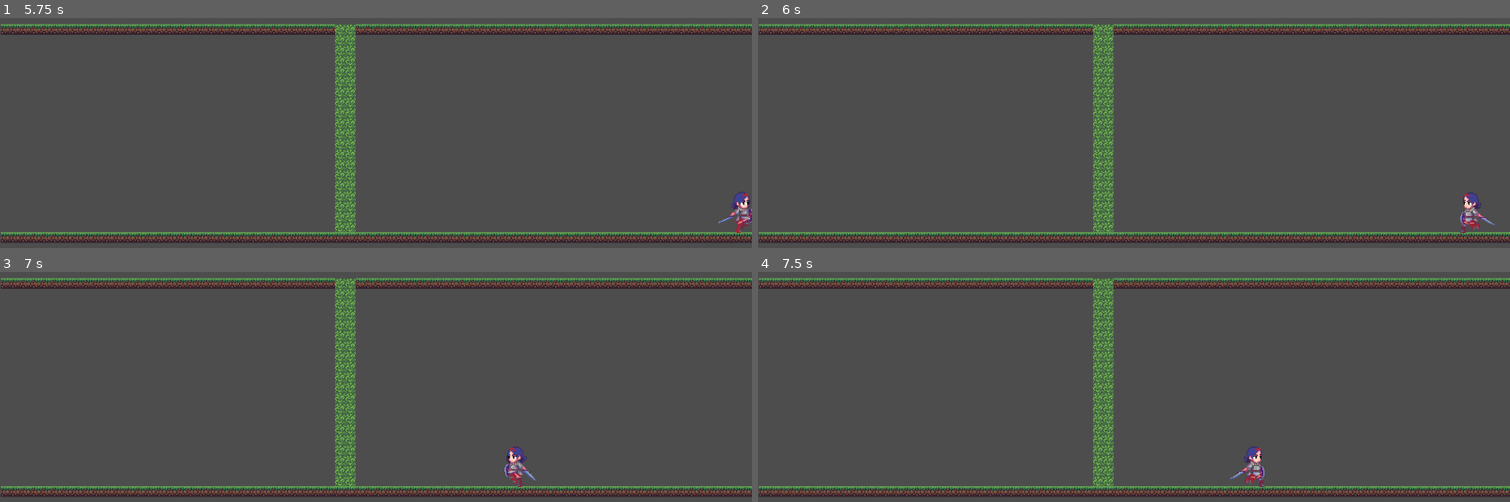
Above: before the commit, frames 1-4 (two rows, left to right).
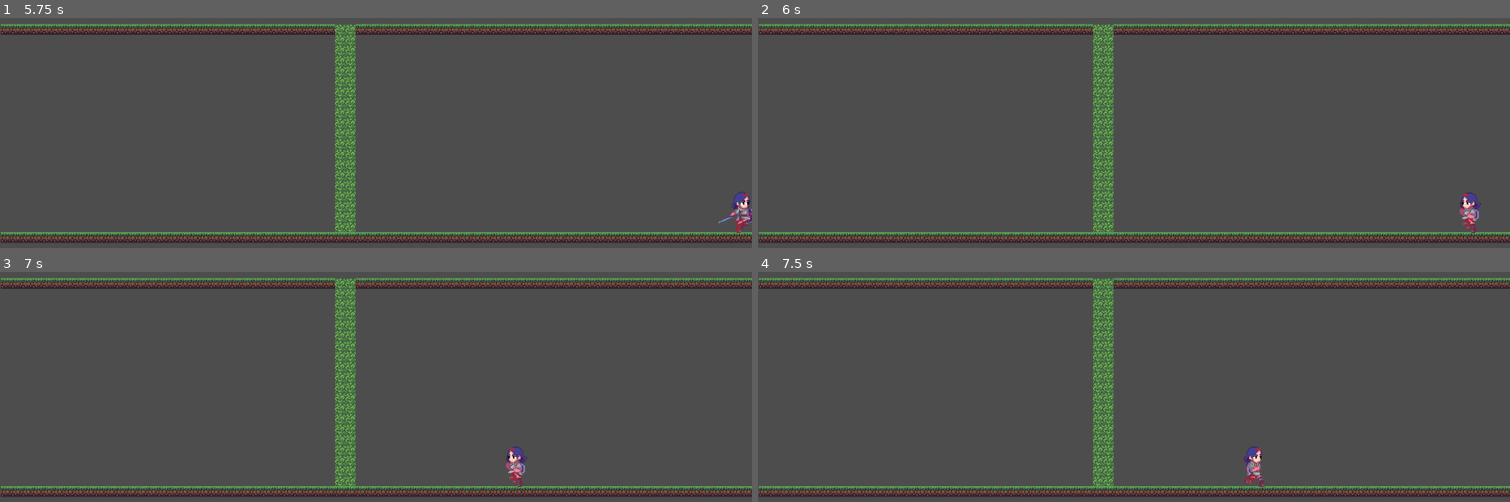
Above: after the commit, the same moments.

Repository: lenomirei/godotdemo
Game: Godot game, scene res://level.tscn
Same seed, same stepped clock (60 frames per second), same inputs: the game is played once before the commit and once after it.
Inputs (mouse positions are in pixels of both pictures, inside the frame that each line leads up to):
- Up to frame 1 (5.75 s): tap Enter (ui_accept) at 0.5 s; move the mouse to (outside the picture) at 0.52 s; hold F (attack) 0.53-1.28 s; hold Right (ui_right) 0.53-2.03 s; click (outside the picture) at 0.67 s; tap Space (jump) at 0.77, 1.52, 3.02, 3.77, 4.52 s; tap Z (drawn_weapon) at 0.8, 1.35, 2.3, 5.3 s; move the mouse to (225, 59) at 1.27 s; tap F (attack) at 1.55, 3.05, 4.55 s; move the mouse to (outside the picture) at 2.02 s; hold Left (ui_left) 2.03-2.78 s; hold F (attack) 2.03-2.78 s; move the mouse to (338, 121) at 2.77 s; hold Right (ui_right) 2.78-4.28 s; tap Up (climb) at 2.85 s; click (338, 121) at 2.92 s; move the mouse to (601, 100) at 3.52 s; hold Z (drawn_weapon) 3.53-4.28 s; move the mouse to (outside the picture) at 4.27 s; hold Left (ui_left) 4.28-5.03 s; tap R (rolling) at 4.35 s; move the mouse to (413, 36) at 5.02 s; hold Right (ui_right) from 5.03 s (still down); hold F (attack) from 5.03 s (still down); click (413, 36) at 5.17 s
- Up to frame 2 (6 s): move the mouse to (outside the picture) at 5.77 s; release Right (ui_right) at 5.78 s; release F (attack) at 5.78 s; hold Left (ui_left) from 5.78 s (still down); tap Z (drawn_weapon) at 5.85 s
- Up to frame 3 (7 s): keep holding Left (ui_left); tap Space (jump) at 6.02, 6.77 s; tap F (attack) at 6.05 s; move the mouse to (outside the picture) at 6.52 s; hold F (attack) from 6.53 s (still down); tap Z (drawn_weapon) at 6.8 s
- Up to frame 4 (7.5 s): move the mouse to (983, 313) at 7.27 s; release Left (ui_left) at 7.28 s; release F (attack) at 7.28 s; hold Right (ui_right) from 7.28 s (still down); tap Up (climb) at 7.35 s; click (983, 313) at 7.42 s

Frame 1 is identical in both runs. In frame 2, 0.3% of the frame differs, in the area x 93-98%, y 75-94%; in frame 3, 0.1%; in frame 4, 0.1%.

Commit message:
[feat] Add change weapon state.

Diff:
--- a/attack.gd
+++ b/attack.gd
@@ -5,7 +5,7 @@
 
 func enter() -> void:
 	if get_weapon_state() != WeaponState.DRAWN:
-		set_weapon_state(WeaponState.DRAWN)
+		change_weapon_state()
 	handle_next_attack = false
 	if !$AttackComboTimer.is_stopped():
 		attack_combo += 1
@@ -32,5 +32,5 @@
 	attack_combo = 1
 
 func update(_delta: float) -> void:
-	# 暂时不允许攻击中移动
+	# Temporarily prevent movement while attacking.
 	owner.velocity.x = 0
--- a/player/player_state.gd
+++ b/player/player_state.gd
@@ -18,5 +18,13 @@
 func get_weapon_state() -> WeaponState:
 	return owner.weapon_state
 
-func set_weapon_state(state: WeaponState):
-	owner.weapon_state = state
+func change_weapon_state():
+	if get_weapon_state() != WeaponState.DRAWN:
+		owner.weapon_state = WeaponState.DRAWN
+	else:
+		owner.weapon_state = WeaponState.HOLSTERED
+
+	refresh_animation()
+
+func refresh_animation() -> void:
+	pass
--- a/player/player_state_machine.gd
+++ b/player/player_state_machine.gd
@@ -29,4 +29,4 @@
 
 func _physics_process(delta: float) -> void:
 	super._physics_process(delta)
-	owner.move_and_slide() # 或许下放到各个状态也OK
+	owner.move_and_slide() # This could also be delegated to each state.
--- a/player/states/motion/motion.gd
+++ b/player/states/motion/motion.gd
@@ -28,9 +28,9 @@
 	var direction :Vector2 = get_input_direction()
 	update_look_direction(get_facing_left())
 	if direction.x:
-		# 无论在空中还是在地面，都响应左右移动
+		# Respond to horizontal movement both in the air and on the ground.
 		owner.velocity.x = direction.x * SPEED
 	elif get_on_floor():
-		# 在地面且没有左右移动时，宣布进入空闲状态
+		# Enter idle while grounded with no horizontal movement.
 		owner.velocity.x = move_toward(owner.velocity.x, 0, SPEED)
 		finished.emit(PLAYER_STATE.IDLE)
--- a/player/states/motion/on_ground/idle.gd
+++ b/player/states/motion/on_ground/idle.gd
@@ -15,3 +15,8 @@
 		var input_direction: Vector2 = get_input_direction()
 		if input_direction.x != 0:
 			finished.emit(PLAYER_STATE.WALK)
+
+func refresh_animation() -> void:
+	var weapon_state = get_weapon_state()
+	var suffix = "_weapon" if weapon_state == WeaponState.DRAWN else ""
+	owner.get_node(^"AnimationPlayer").play("idle" + suffix)
--- a/player/states/motion/on_ground/on_ground.gd
+++ b/player/states/motion/on_ground/on_ground.gd
@@ -11,4 +11,7 @@
 	if _input_event.is_action_pressed("attack"):
 		finished.emit(PLAYER_STATE.ATTACKING)
 
+	if _input_event.is_action_pressed("drawn_weapon"):
+		change_weapon_state()
+
 	return super.handle_input(_input_event)
--- a/player/states/motion/on_ground/walk.gd
+++ b/player/states/motion/on_ground/walk.gd
@@ -11,3 +11,8 @@
 func handle_input(_input_event: InputEvent) -> void:
 	if _input_event is InputEventKey:
 		return super.handle_input(_input_event)
+
+func refresh_animation() -> void:
+	var weapon_state = get_weapon_state()
+	var suffix = "_weapon" if weapon_state == WeaponState.DRAWN else ""
+	owner.get_node(^"AnimationPlayer").play("walk" + suffix)
